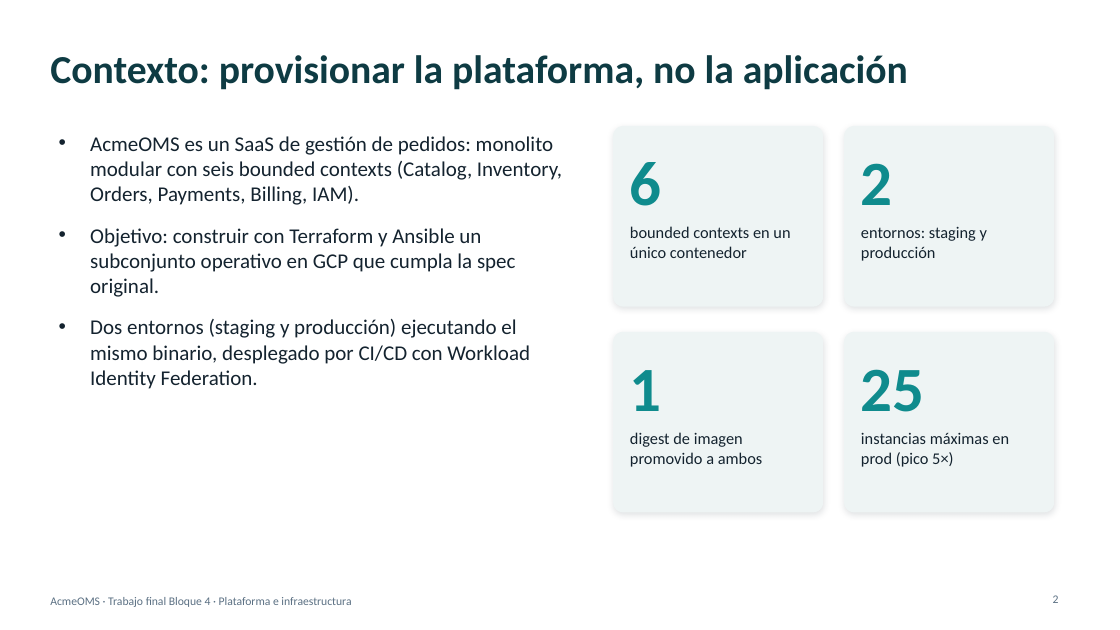
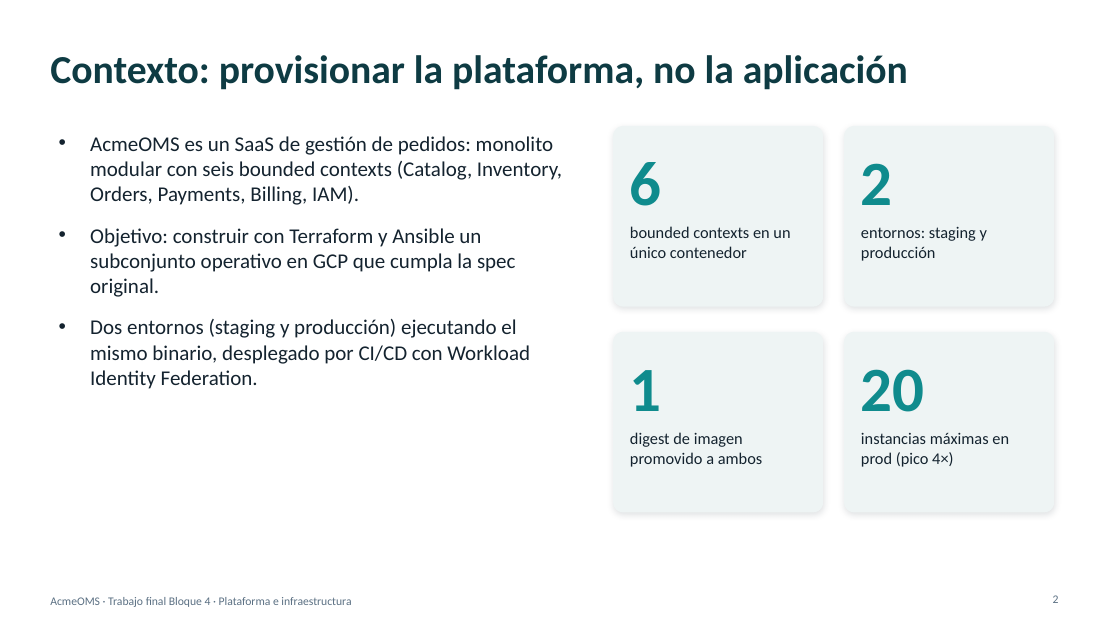
Before and after one commit to gusuval/oms-platform, a slide deck: slide 2 of doc/AcmeOMS-plataforma-e-infraestructura.pptx. Drawn at 1120x630 pixels with LibreOffice and Linux fonts; fonts in the diff are those of the drawing. Boxes give left, top, right and bottom in pixels: in the first picture for what was removed or moved away, otherwise in the second. Text is boxed around its words. In the diff, an @@ line names an element or a change of style, - is before the commit and + after.

```diff
--- a/doc/AcmeOMS-plataforma-e-infraestructura.pptx
+++ b/doc/AcmeOMS-plataforma-e-infraestructura.pptx
@@ text at <box>861,369,925,412</box>: text changed @@
-25
+20
@@ text at <box>861,433,1009,467</box>: text changed @@
-instancias máximas en prod (pico 5×)
+instancias máximas en prod (pico 4×)
```
Also in this commit, not shown: 4 other slides changed, 1 slide added.
